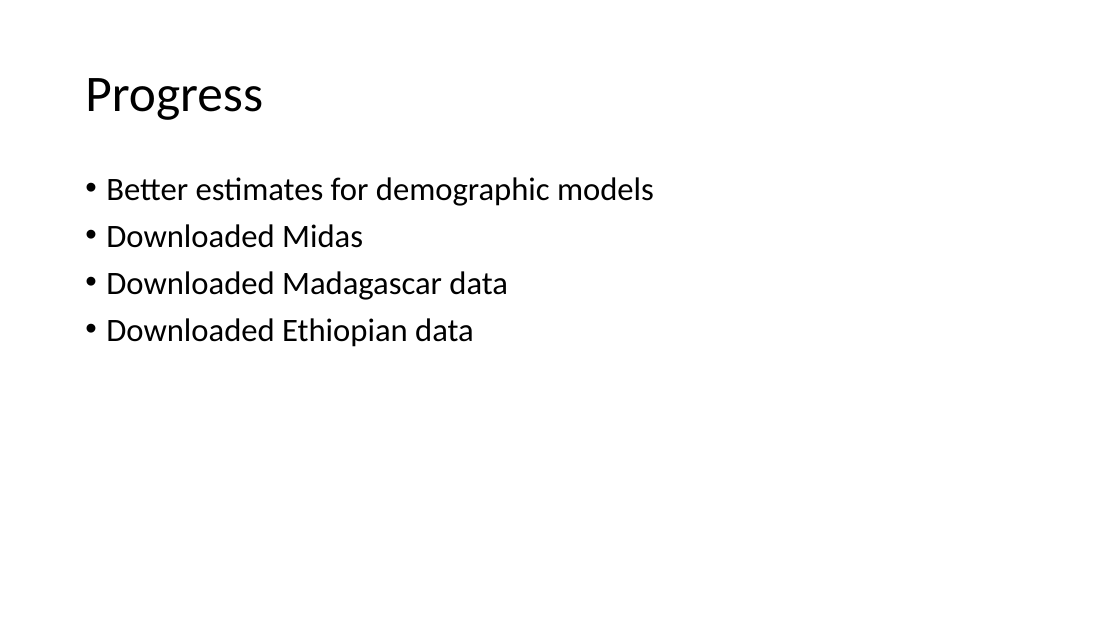
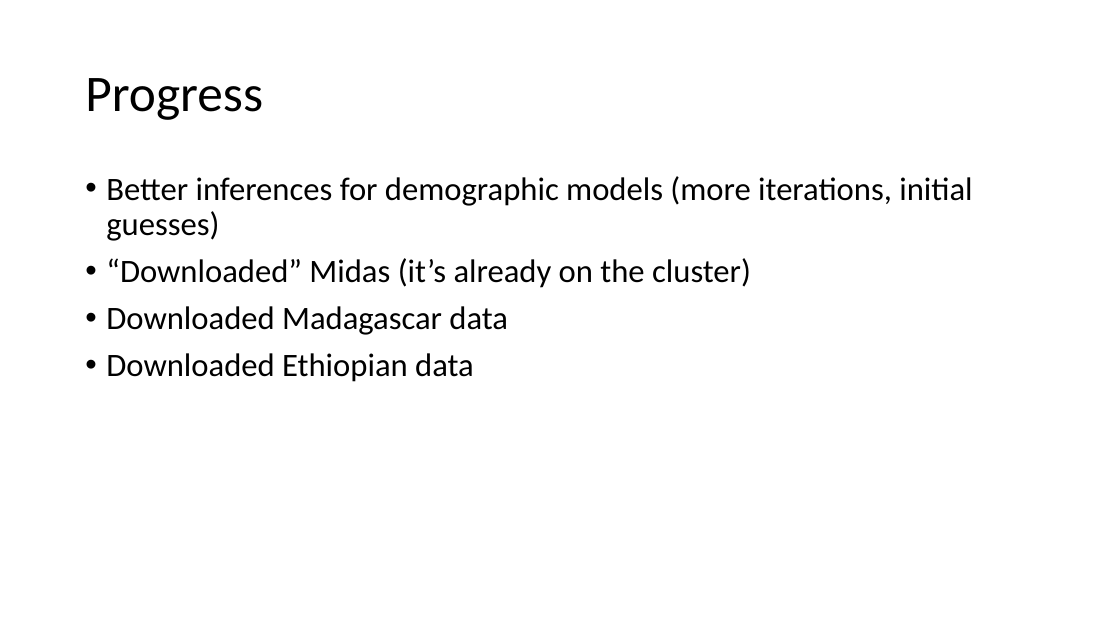
Before and after one commit to jon-mah/demo_for_ccgb, a slide deck: slide 5 of Summary/20210125_demo_for_ccgb_rotation_update.pptx. Drawn at 1120x630 pixels with LibreOffice and Linux fonts; fonts in the diff are those of the drawing. Boxes give left, top, right and bottom in pixels: in the first picture for what was removed or moved away, otherwise in the second. Text is boxed around its words. In the diff, an @@ line names an element or a change of style, - is before the commit and + after.

```diff
--- a/Summary/20210125_demo_for_ccgb_rotation_update.pptx
+++ b/Summary/20210125_demo_for_ccgb_rotation_update.pptx
@@ text at bbox=[106, 176, 972, 288]: text changed @@
-• Better estimates for demographic models
-• Downloaded Midas
+• Better inferences for demographic models (more iterations, initial guesses)
+• “Downloaded” Midas (it’s already on the cluster)
```
Also in this commit, not shown: 4 other slides changed, 1 other file.
